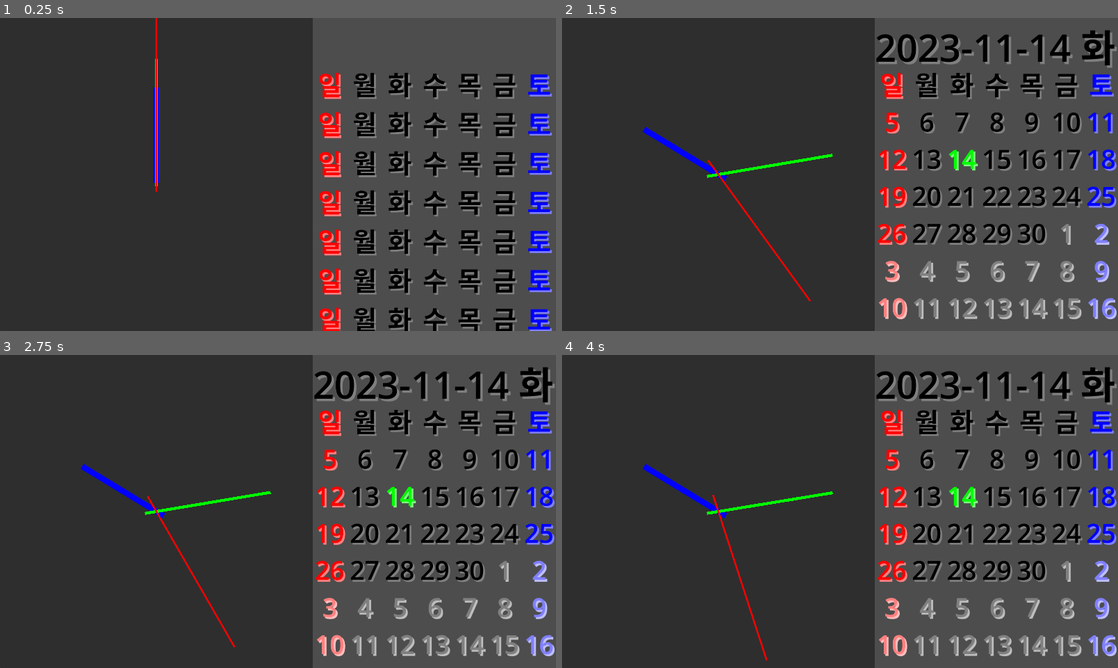
Above: before the commit, frames 1-4 (two rows, left to right).
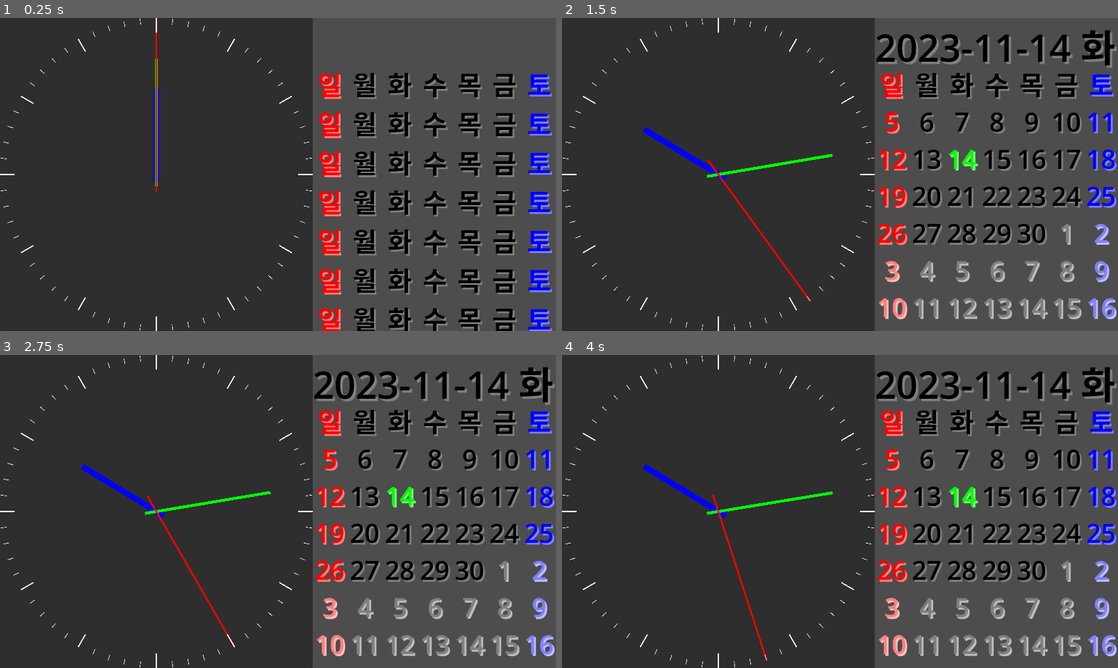
Above: after the commit, the same moments.

Repository: kasworld/gd4analogclockcal
Game: Godot game, scene res://main.tscn
Two runs of this game, one before a commit and one after it. Both use one fixed random seed, a clock stepped at 60 frames per second and the inputs below.
Inputs:
- Up to frame 1 (0.25 s): no input
- Up to frame 2 (1.5 s): tap Enter at 0.5 s; tap Space at 1.25 s
- Up to frame 3 (2.75 s): no input
- Up to frame 4 (4 s): tap Enter at 2.75 s; tap Space at 3.5 s

The runs differ from the first frame. In frame 1, 0.3% of the frame differs, in the area x 0-57%, y 0-100%; in frame 2, 0.3%; in frame 3, 0.3%; in frame 4, 0.3%.

Commit message:
add clock face

Diff:
--- a/analog_clock.gd
+++ b/analog_clock.gd
@@ -1,9 +1,34 @@
 extends Node2D
+
+func new_hour_clock_face(rad :float)->ColorRect:
+	var w = 4
+	var cr = ColorRect.new()
+	cr.size = Vector2(w, 50)
+	cr.position = Vector2(540-w/2, 0)
+	cr.rotation = rad
+	cr.pivot_offset = Vector2(w/2,540)
+	return cr
+
+func new_minute_clock_face(rad :float)->ColorRect:
+	var w = 2
+	var cr = ColorRect.new()
+	cr.size = Vector2(w, 20)
+	cr.position = Vector2(540-w/2, 0)
+	cr.rotation = rad
+	cr.pivot_offset = Vector2(w/2,540)
+	return cr
 
 
 # Called when the node enters the scene tree for the first time.
 func _ready() -> void:
-	pass # Replace with function body.
+	for i in range(0,12):
+		var cr = new_hour_clock_face(hour2degree(i))
+		$Panel.add_child(cr)
+
+	for i in range(0,60):
+		var cr = new_minute_clock_face(minute2degree(i))
+		$Panel.add_child(cr)
+
 
 
 # Called every frame. 'delta' is the elapsed time since the previous frame.
--- a/analog_clock.tscn
+++ b/analog_clock.tscn
@@ -15,6 +15,7 @@
 size_flags_vertical = 3
 
 [node name="HourHand" type="ColorRect" parent="Panel"]
+layout_mode = 0
 offset_left = 530.0
 offset_top = 240.0
 offset_right = 550.0
@@ -23,6 +24,7 @@
 color = Color(0, 0, 1, 1)
 
 [node name="MinuteHand" type="ColorRect" parent="Panel"]
+layout_mode = 0
 offset_left = 535.0
 offset_top = 140.0
 offset_right = 545.0
